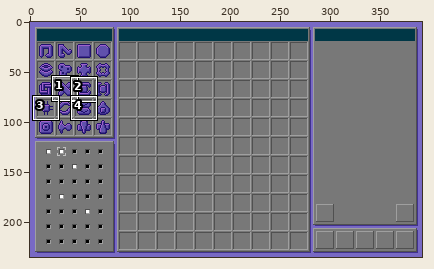
Two states of a pixel-art file, neueslayout_expanded.aseprite. Above: a wide view before the commit, with the close-up outlined.
Close-up. Before the edit:
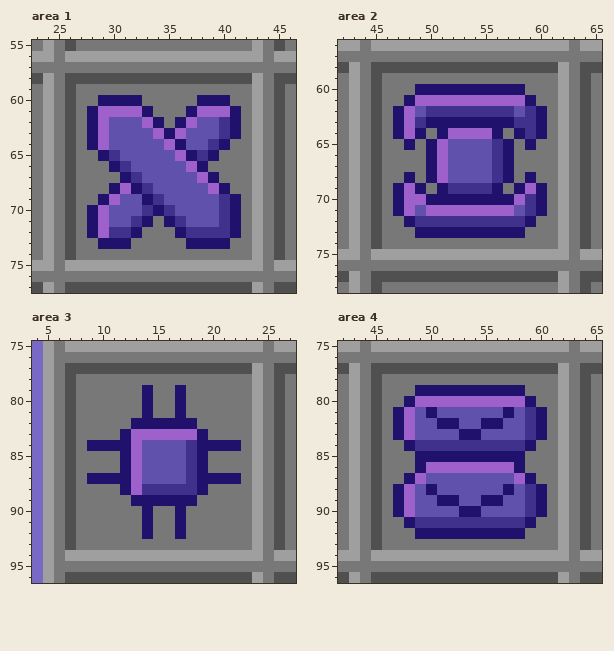
392x235 pixels, 1 frame. Shown: area 1: x 23..46, y 55..77; area 2: x 42..65, y 56..78; area 3: x 4..27, y 75..96; area 4: x 42..65, y 75..96. The commit also changed other parts of the picture, which this record leaves out.
The same view after the edit:
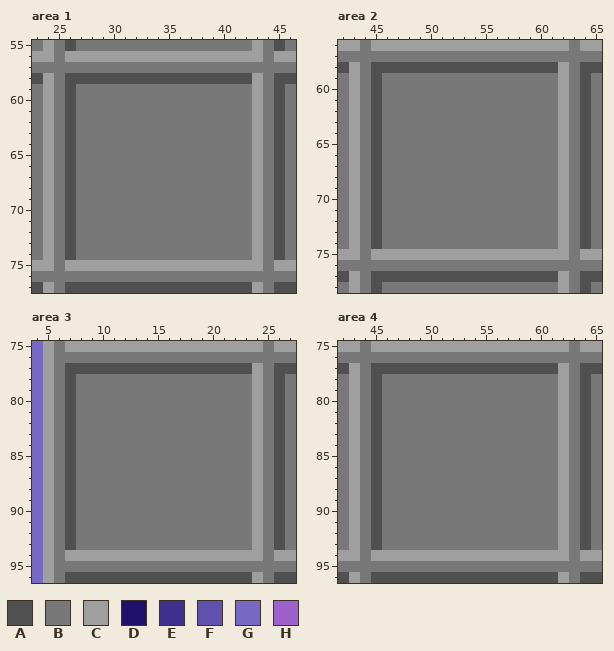
Palette (. is transparent): A #505050  B #787878  C #9f9f9f  D #20116d  E #40318d  F #6051ac  G #7869c4  H #9e61cc
The exact change:
layer "Layer 3" now hidden
Changed rows in their new state; - is an unchanged pixel.
Area 1:
first column x 28:
60 -BBBB-----BBB-
61 BBBBBB---BBBBB
62 BBBBBBB-BBBBBB
63 BBBBBBBBBBBBBB
64 BBBBBBBBBBBBB-
65 -BBBBBBBBBBB--
66 --BBBBBBBBB---
67 ---BBBBBBBBB--
68 --BBBBBBBBBBB-
69 -BBBBBBBBBBBBB
70 BBBBBBBBBBBBBB
71 BBBBBB-BBBBBBB
72 BBBBB---BBBBBB
73 -BBB-----BBBB-
Area 2:
first column x 47:
60 --BBBBBBBBBB--
61 -BBBBBBBBBBBB-
62 BBBBBBBBBBBBBB
63 BBBBBBBBBBBBBB
64 BBB-BBBBBB-BBB
65 -B-BBBBBBBB-B-
66 ---BBBBBBBB---
67 ---BBBBBBBB---
68 -B-BBBBBBBB-B-
69 BBB-BBBBBB-BBB
70 BBBBBBBBBBBBBB
71 BBBBBBBBBBBBBB
72 -BBBBBBBBBBBB-
73 --BBBBBBBBBB--
Area 3:
first column x 9:
79 -----B--B-----
80 -----B--B-----
81 -----B--B-----
82 ----BBBBBB----
83 ---BBBBBBBB---
84 BBBBBBBBBBBBBB
85 ---BBBBBBBB---
86 ---BBBBBBBB---
87 BBBBBBBBBBBBBB
88 ---BBBBBBBB---
89 ----BBBBBB----
90 -----B--B-----
91 -----B--B-----
92 -----B--B-----
Area 4:
first column x 47:
79 --BBBBBBBBBB--
80 -BBBBBBBBBBBB-
81 BBBBBBBBBBBBBB
82 BBBBBBBBBBBBBB
83 BBBBBBBBBBBBBB
84 -BBBBBBBBBBBB-
85 --BBBBBBBBBB--
86 --BBBBBBBBBB--
87 -BBBBBBBBBBBB-
88 BBBBBBBBBBBBBB
89 BBBBBBBBBBBBBB
90 BBBBBBBBBBBBBB
91 -BBBBBBBBBBBB-
92 --BBBBBBBBBB--
Where, in picture pixels (left, top, right, bottom), the same in both close-ups:
changed: (87, 95, 241, 249)
changed: (393, 84, 547, 238)
changed: (87, 385, 241, 539)
changed: (393, 385, 547, 539)
